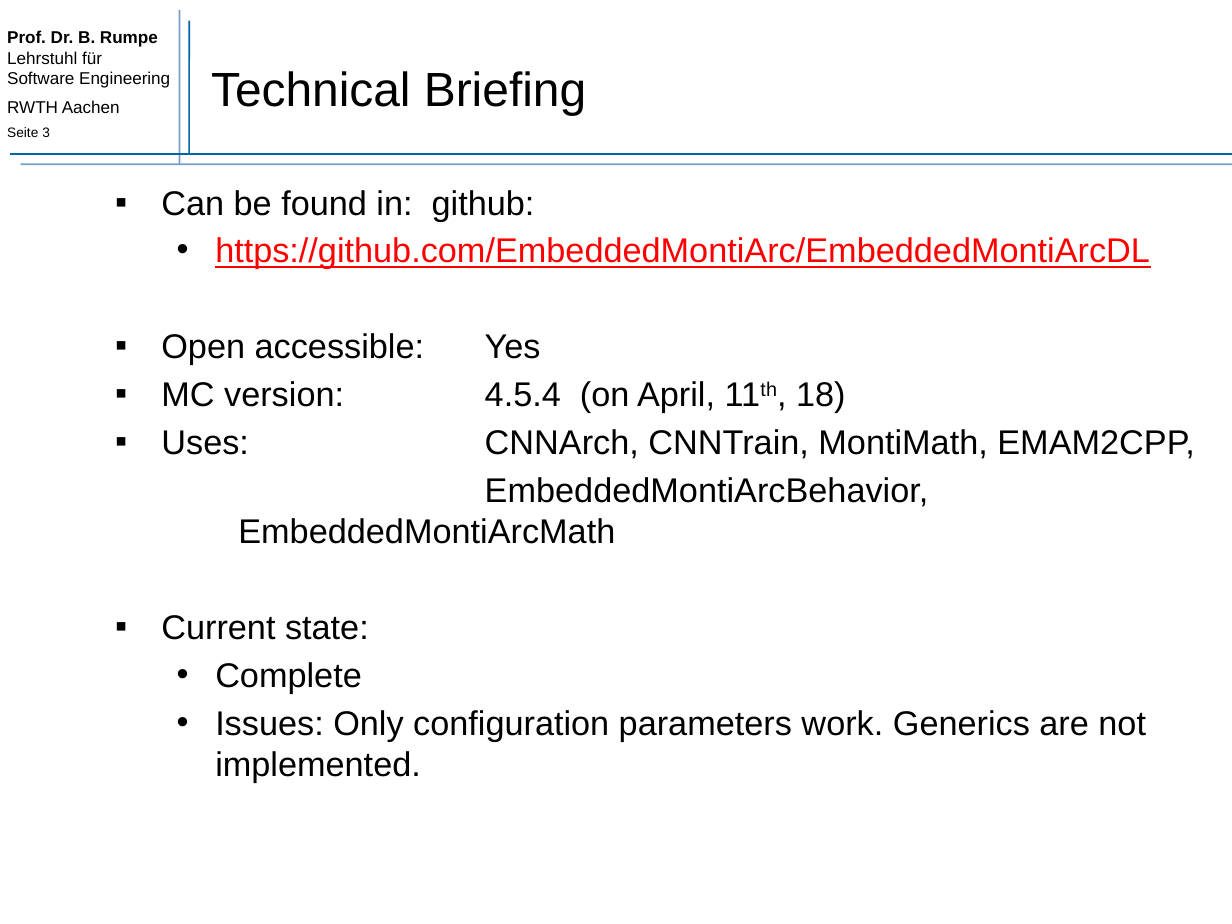
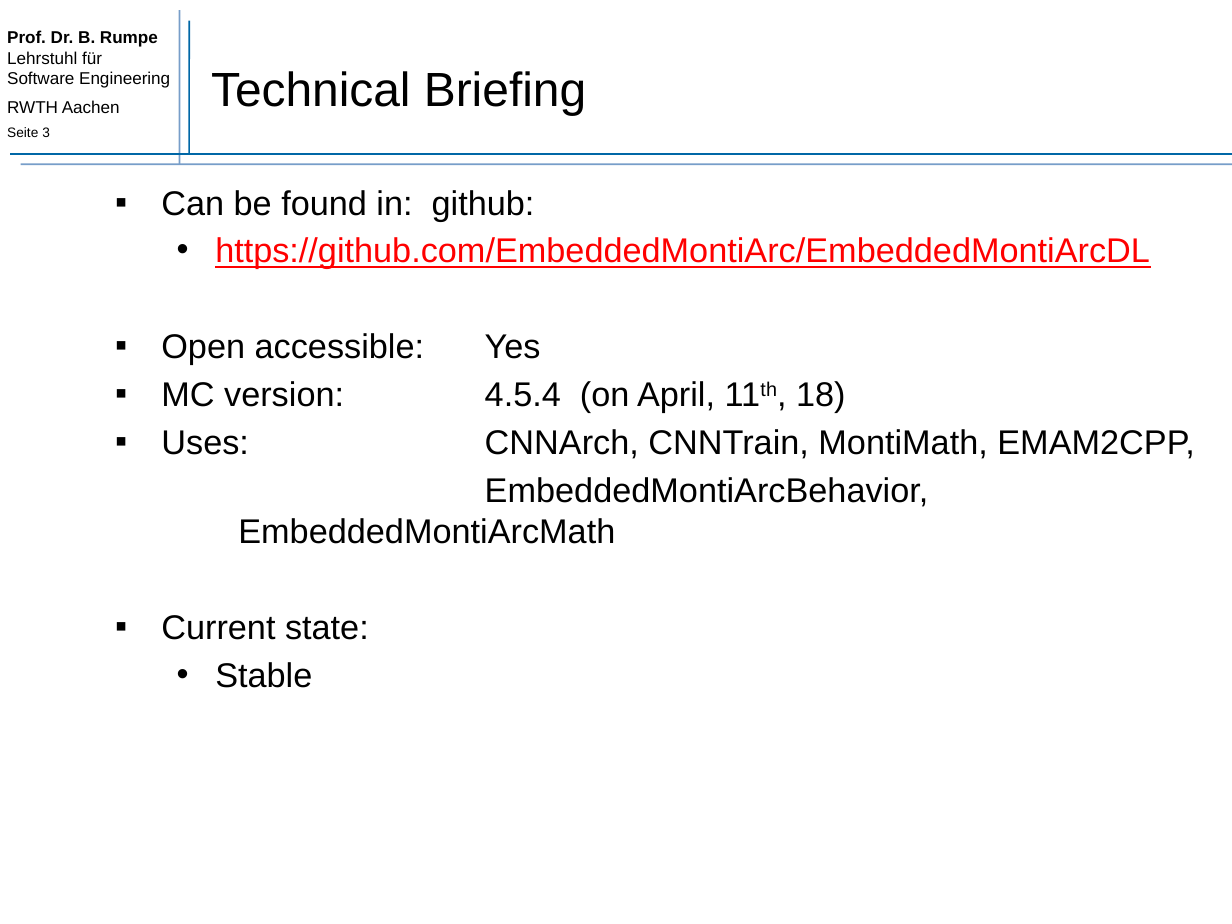
Before and after one commit to MontiCore/EmbeddedMontiArc, a slide deck: slide 3 of docs/SLE.Language.EmbeddedMontiArcDL.pptx. Drawn at 1232x924 pixels with LibreOffice and Linux fonts; fonts in the diff are those of the drawing. Boxes give left, top, right and bottom in pixels: in the first picture for what was removed or moved away, otherwise in the second. Text is boxed around its words. In the diff, an @@ line names an element or a change of style, - is before the commit and + after.

Commit message:
Implemented generics.

```diff
--- a/docs/SLE.Language.EmbeddedMontiArcDL.pptx
+++ b/docs/SLE.Language.EmbeddedMontiArcDL.pptx
@@ text at box(215, 662, 312, 688): text changed @@
-  • Complete
-  • Issues: Only configuration parameters work. Generics are not implemented.
+  • Stable
```
Also in this commit, not shown: 1 other slide changed, 16 other files.
